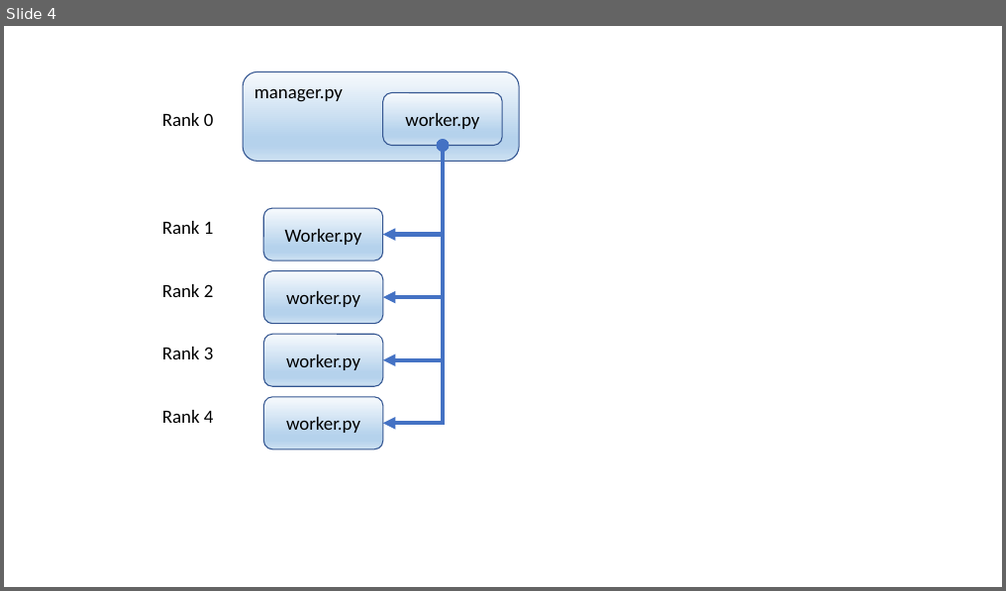
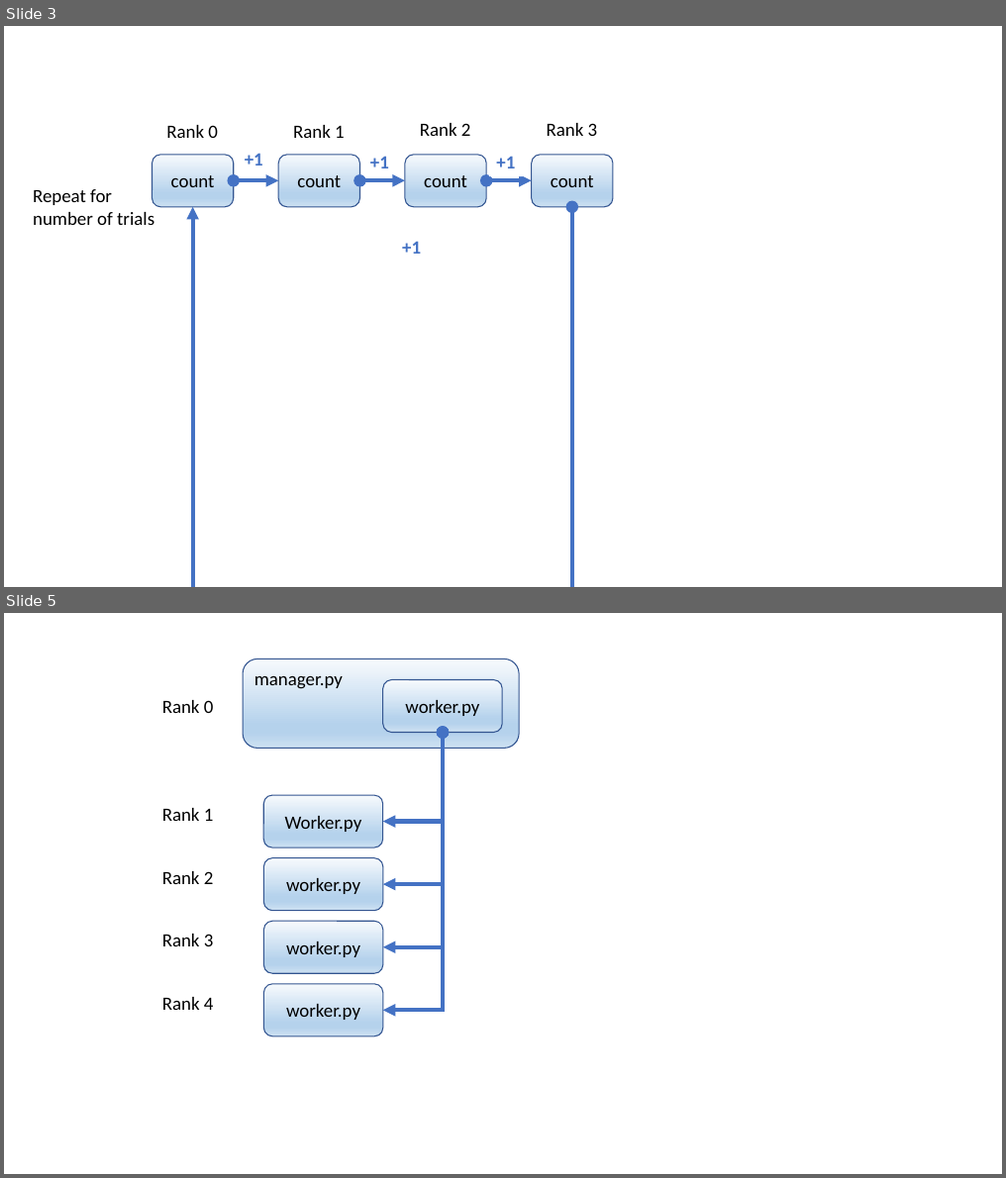
Before and after one commit to cloudmesh/cloudmesh-mpi, a slide deck: doc/images/images-mpi4py.pptx. Shown one above the other, each under a label of ours: slide 4 before the commit, slides 3 and 5 after it; the slides between them are not shown. The pictures are 1006x591 and 1006x1178 pixels, drawn with LibreOffice and Linux fonts; fonts in the diff are those of the drawing. Boxes give left, top, right and bottom in pixels: in the first picture for what was removed or moved away, otherwise in the second. Text is boxed around its words. In the diff, an @@ line names an element or a change of style, - is before the commit and + after.

```diff
--- a/doc/images/images-mpi4py.pptx
+++ b/doc/images/images-mpi4py.pptx
@@ slide 3 added at (x1=4, y1=26, x2=1002, y2=587), background #FFFFFF @@
@@ text added at (x1=166, y1=125, x2=218, y2=138), 18 pt, text #000000 @@
+Rank 0
@@ text added at (x1=293, y1=125, x2=345, y2=138), 18 pt, text #000000 @@
+Rank 1
@@ text added at (x1=420, y1=123, x2=471, y2=136), 18 pt, text #000000 @@
+Rank 2
@@ text added at (x1=547, y1=123, x2=598, y2=136), 18 pt, text #000000 @@
+Rank 3
@@ rounded rectangle added at (x1=152, y1=155, x2=234, y2=207), fill gradient #F7FAFD to #B5D2EC to #CEE1F2, outline #325491 1 pt, 18 pt, text #000000 @@
+count
@@ text added at (x1=245, y1=153, x2=263, y2=166), 18 pt, text #4472C4, bold @@
++1
@@ rounded rectangle added at (x1=279, y1=155, x2=360, y2=207), fill gradient #F7FAFD to #B5D2EC to #CEE1F2, outline #325491 1 pt, 18 pt, text #000000 @@
+count
@@ text added at (x1=370, y1=156, x2=389, y2=169), 18 pt, text #4472C4, bold @@
++1
@@ rounded rectangle added at (x1=405, y1=155, x2=487, y2=207), fill gradient #F7FAFD to #B5D2EC to #CEE1F2, outline #325491 1 pt, 18 pt, text #000000 @@
+count
@@ rectangle added at (x1=489, y1=147, x2=524, y2=176), fill #FFFFFF, 18 pt, text #4472C4, bold @@
++1
@@ rounded rectangle added at (x1=532, y1=155, x2=614, y2=207), fill gradient #F7FAFD to #B5D2EC to #CEE1F2, outline #325491 1 pt, 18 pt, text #000000 @@
+count
@@ text added at (x1=33, y1=189, x2=154, y2=225), 18 pt, text #000000 @@
+Repeat for
+number of trials
@@ elbow double arrow added from (234, 181) to (279, 181), #4472C4 4 pt @@
@@ elbow double arrow added from (360, 181) to (405, 181), #4472C4 4 pt @@
@@ elbow double arrow added from (487, 181) to (532, 181), #4472C4 4 pt @@
@@ elbow double arrow added from (572, 207) to (193, 207), #4472C4 4 pt @@
@@ text added at (x1=402, y1=241, x2=421, y2=254), 18 pt, text #4472C4, bold @@
++1
@@ what was slide 4 is now slide 5 @@
```
Also in this commit, not shown: 3 slides changed, 3 other slides added.
